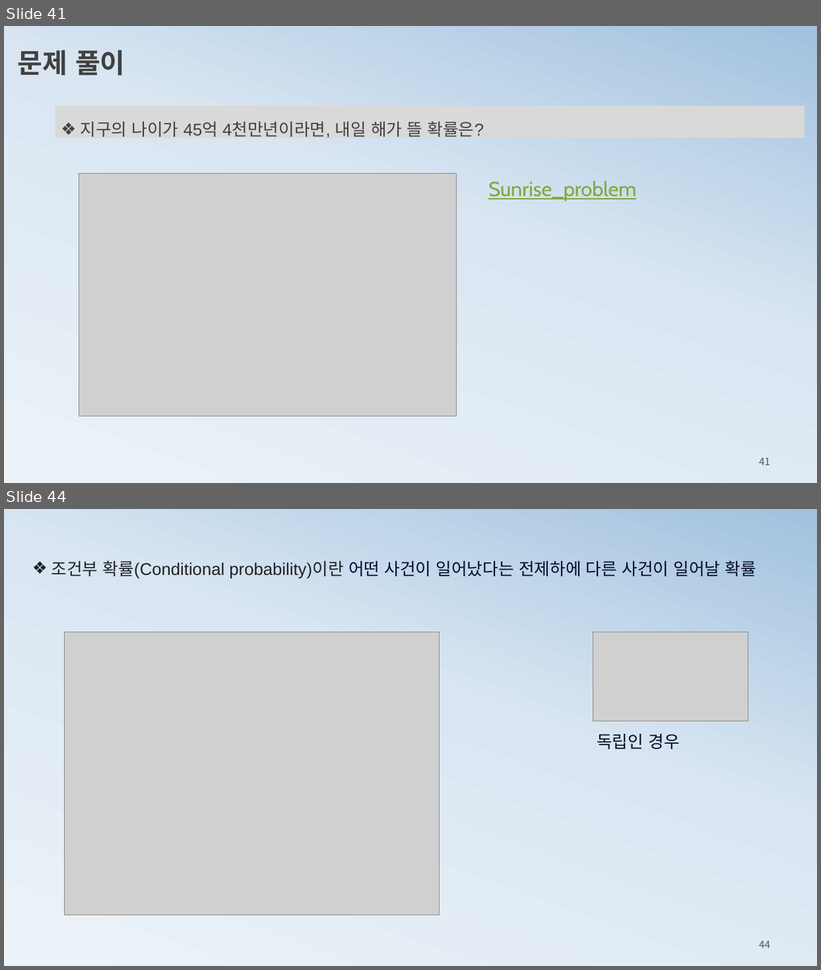
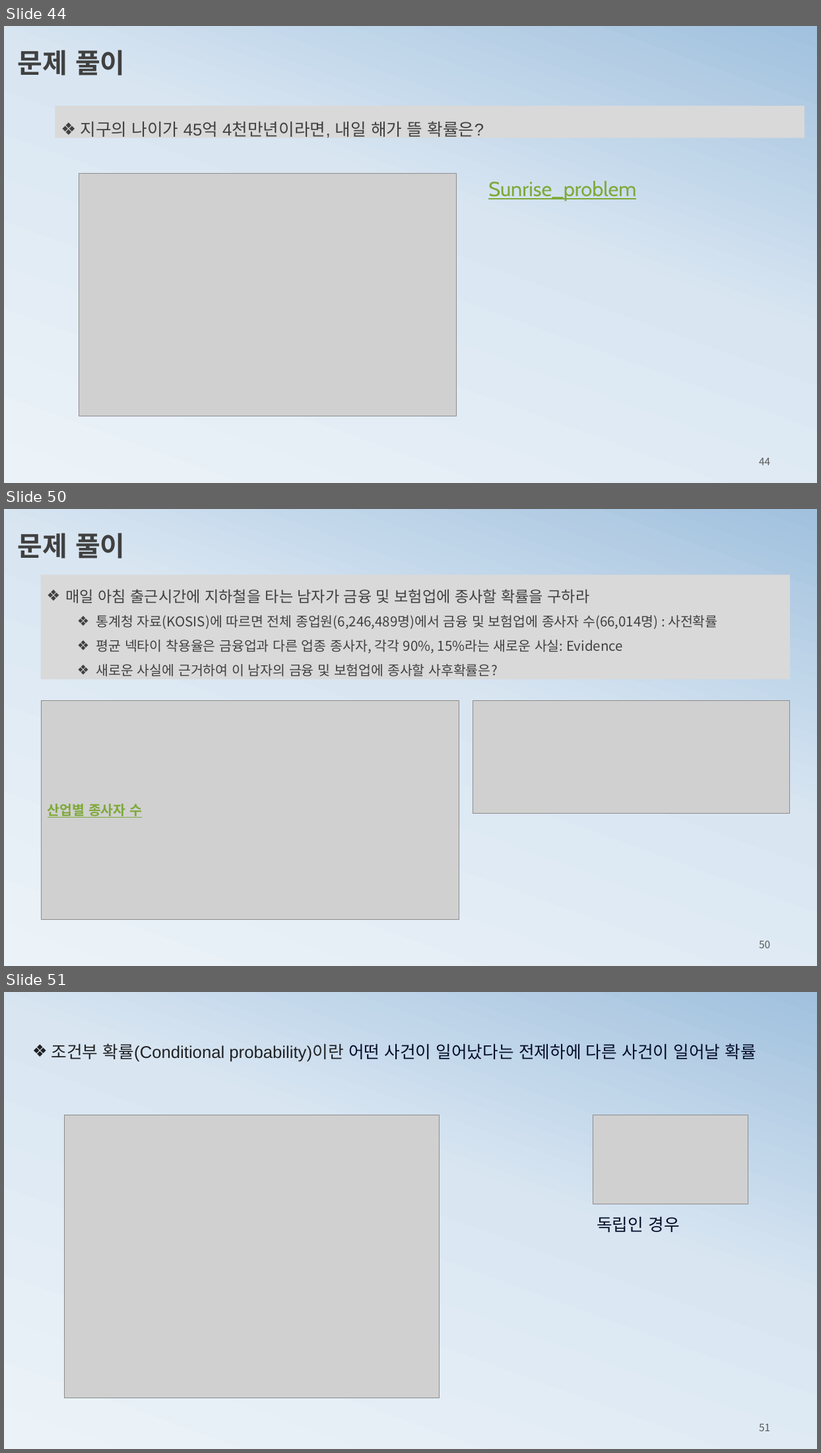
Before and after one commit to ancestor9/mathematics-for-machine-learning, a slide deck: 3_probability theory for machine learning.pptx. Shown one above the other, each under a label of ours: slides 41 and 44 before the commit, slides 44, 50 and 51 after it; the slides between them are not shown. The pictures are 821x970 and 821x1453 pixels, drawn with LibreOffice and Linux fonts; fonts in the diff are those of the drawing; grey boxes stand for pictures. Boxes give left, top, right and bottom in pixels: in the first picture for what was removed or moved away, otherwise in the second. Text is boxed around its words. In the diff, an @@ line names an element or a change of style, - is before the commit and + after.

```diff
--- a/3_probability theory for machine learning.pptx
+++ b/3_probability theory for machine learning.pptx
@@ slide 50 added at bbox=[4, 509, 817, 966], background gradient #ECF3F8 to #D9E6F2 to #A1C1DE @@
@@ text added at bbox=[18, 533, 125, 559], 32 pt, text #404040, bold @@
+문제 풀이
@@ rectangle added at bbox=[40, 575, 789, 679], fill #D9D9D9, 16 pt, text #404040 @@
+❖ 매일 아침 출근시간에 지하철을 타는 남자가 금융 및 보험업에 종사할 확률을 구하라
+  ❖ 통계청 자료(KOSIS)에 따르면 전체 종업원(6,246,489명)에서 금융 및 보험업에 종사자 수(66,014명) : 사전확률
+  ❖ 평균 넥타이 착용율은 금융업과 다른 업종 종사자, 각각 90%, 15%라는 새로운 사실: Evidence
+  ❖ 새로운 사실에 근거하여 이 남자의 금융 및 보험업에 종사할 사후확률은?
@@ picture added at bbox=[41, 701, 459, 920] @@
@@ picture added at bbox=[473, 701, 790, 814] @@
@@ text added at bbox=[48, 804, 142, 818], 16 pt, text #7EA939, bold, underline @@
+산업별 종사자 수
@@ page number added at bbox=[759, 941, 770, 949], 12 pt, text #595959 @@
+50
@@ what was slide 41 is now slide 44 @@
@@ page number at bbox=[759, 458, 770, 466]: text changed @@
-41
+44
@@ what was slide 44 is now slide 51 @@
@@ page number at bbox=[759, 1424, 770, 1432]: text changed @@
-44
+51
```
Also in this commit, not shown: 4 slides changed, 9 other slides added.
